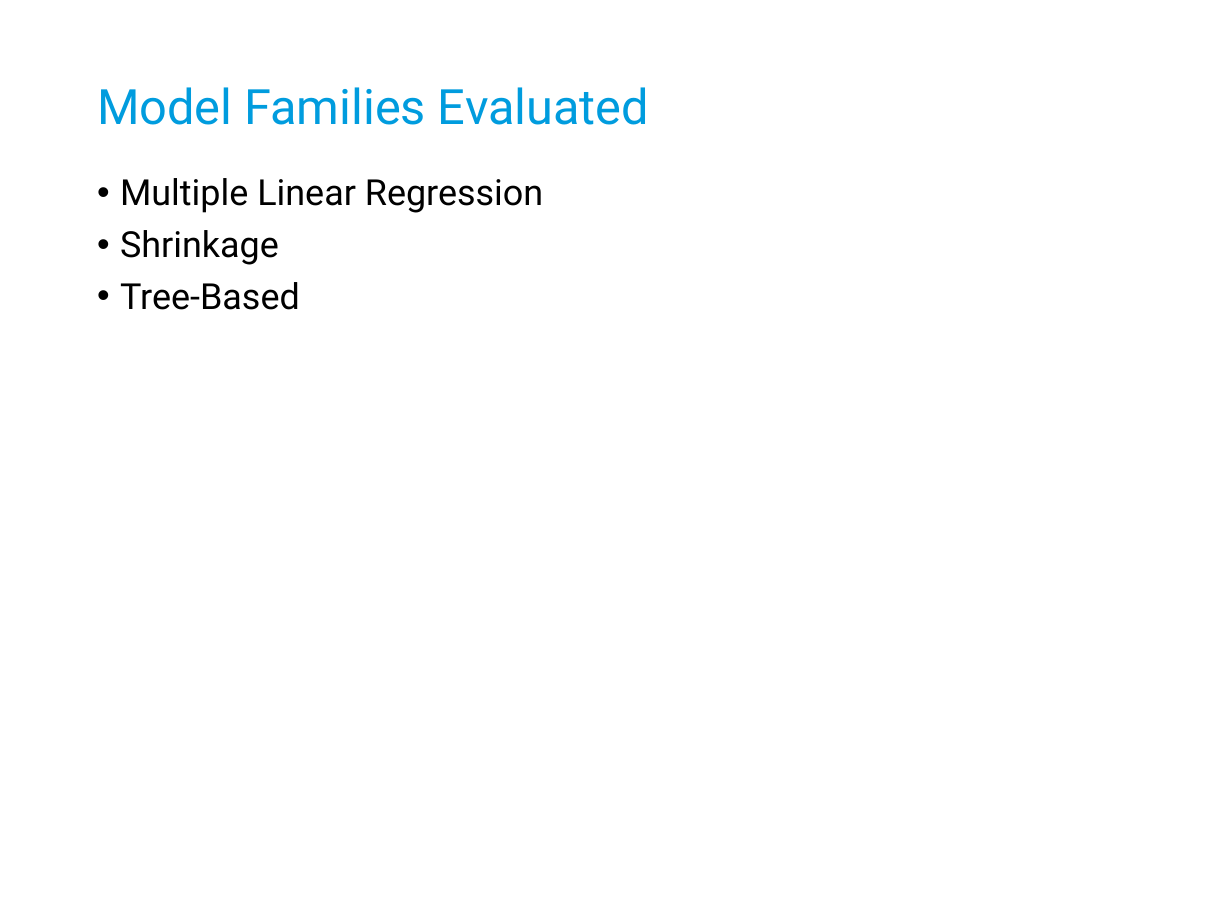
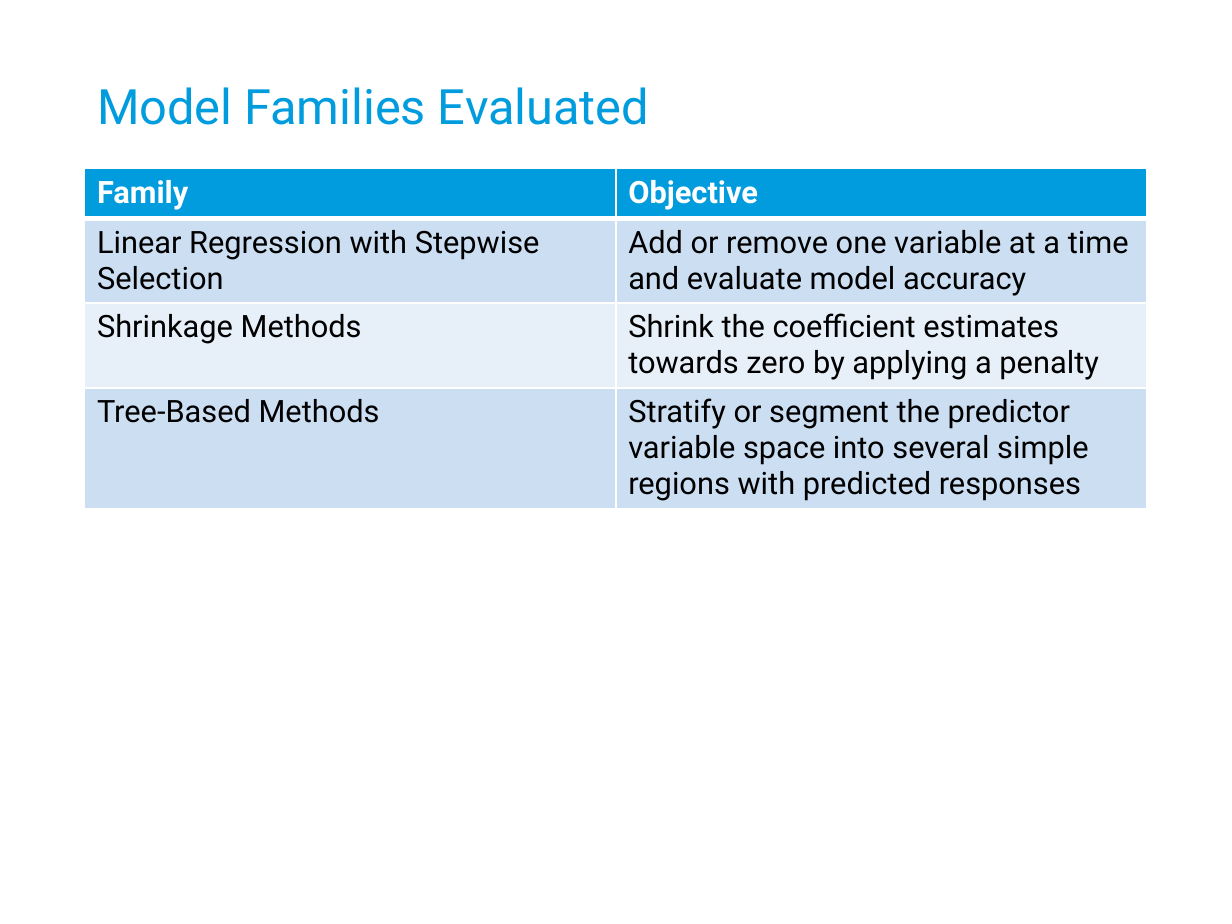
Before and after one commit to Sweigalytics/STAT580_Project2, a slide deck: slide 4 of Presentation/Neil Sweigard STAT580 SU2022 Project 2 Presentation.pptx (slide 3 before the commit). Drawn at 1232x924 pixels with LibreOffice and Linux fonts; fonts in the diff are those of the drawing; background and template pictures are left out. Boxes give left, top, right and bottom in pixels: in the first picture for what was removed or moved away, otherwise in the second. Text is boxed around its words. In the diff, an @@ line names an element or a change of style, - is before the commit and + after.

```diff
--- a/Presentation/Neil Sweigard STAT580 SU2022 Project 2 Presentation.pptx
+++ b/Presentation/Neil Sweigard STAT580 SU2022 Project 2 Presentation.pptx
@@ table added at [85,169,1147,505], 4 rows, 2 columns @@
+Family | Objective
+Linear Regression with Stepwise Selection | Add or remove one variable at a time and evaluate model accuracy
+Shrinkage Methods | Shrink the coefficient estimates towards zero by applying a penalty
+Tree-Based Methods | Stratify or segment the predictor variable space into several simple regions with predicted responses
@@ text removed at [120,178,543,310] @@
-• Multiple Linear Regression
-• Shrinkage
-• Tree-Based
```
Also in this commit, not shown: 1 other slide changed, 4 slides added, 1 slide removed, 6 other files.
